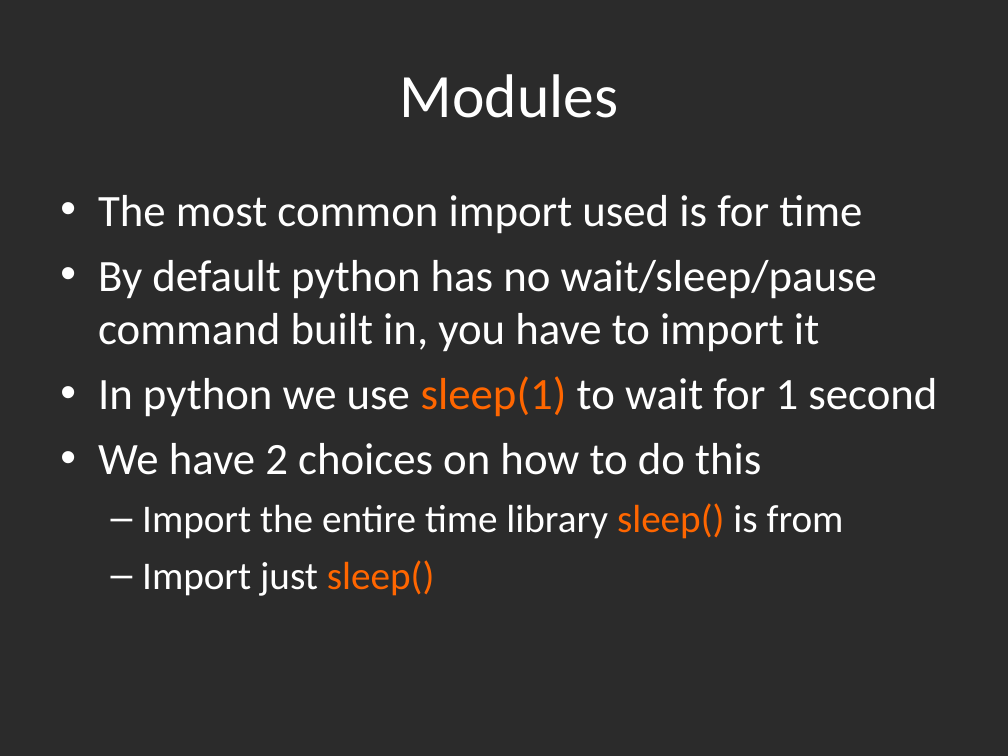
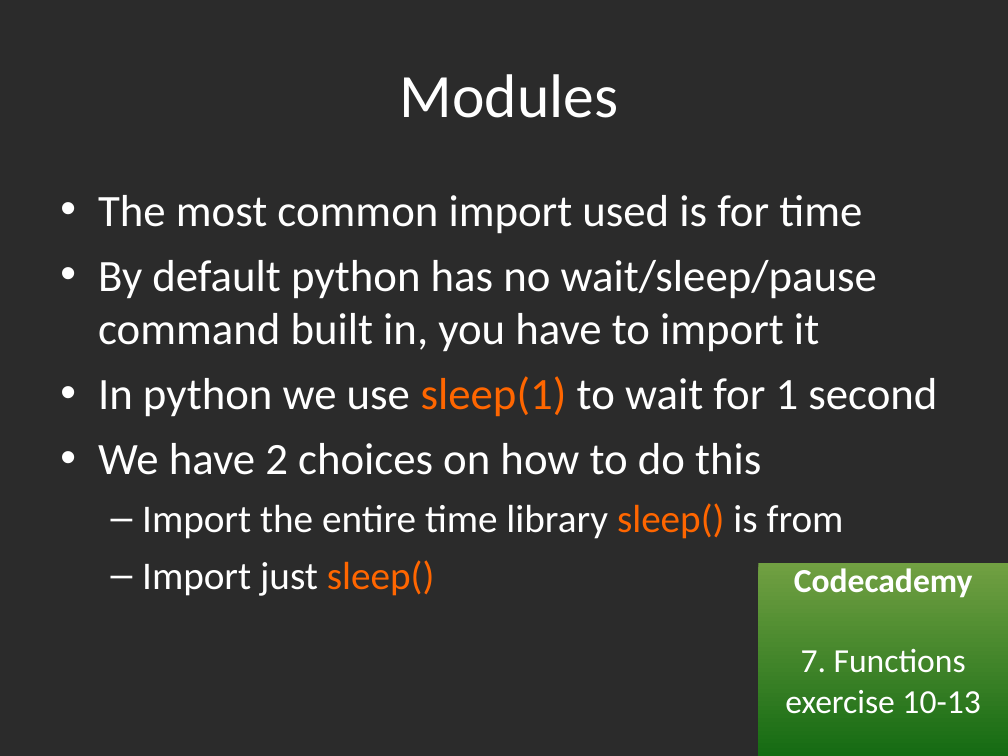
Before and after one commit to gbaman/RaspberryPi-Teaching-Materials, a slide deck: slide 39 of Powerpoints/Python 3.3.ppt (slide 36 before the commit). Drawn at 1008x756 pixels with LibreOffice and Linux fonts; fonts in the diff are those of the drawing; background and template pictures are left out; a plain dark background stands for a picture behind light text. Boxes give left, top, right and bottom in pixels: in the first picture for what was removed or moved away, otherwise in the second. Text is boxed around its words. In the diff, an @@ line names an element or a change of style, - is before the commit and + after.

Commit message:
Now includes codecademy links

```diff
--- a/Powerpoints/Python 3.3.ppt
+++ b/Powerpoints/Python 3.3.ppt
@@ rectangle added at (758,562,1008,756), fill gradient #71A042 to #156B13, 24 pt, text #FFFFFF @@
+Codecademy
+7. Functions exercise 10-13
```
Also in this commit, not shown: 16 other slides changed, 4 slides added, 1 slide removed.
